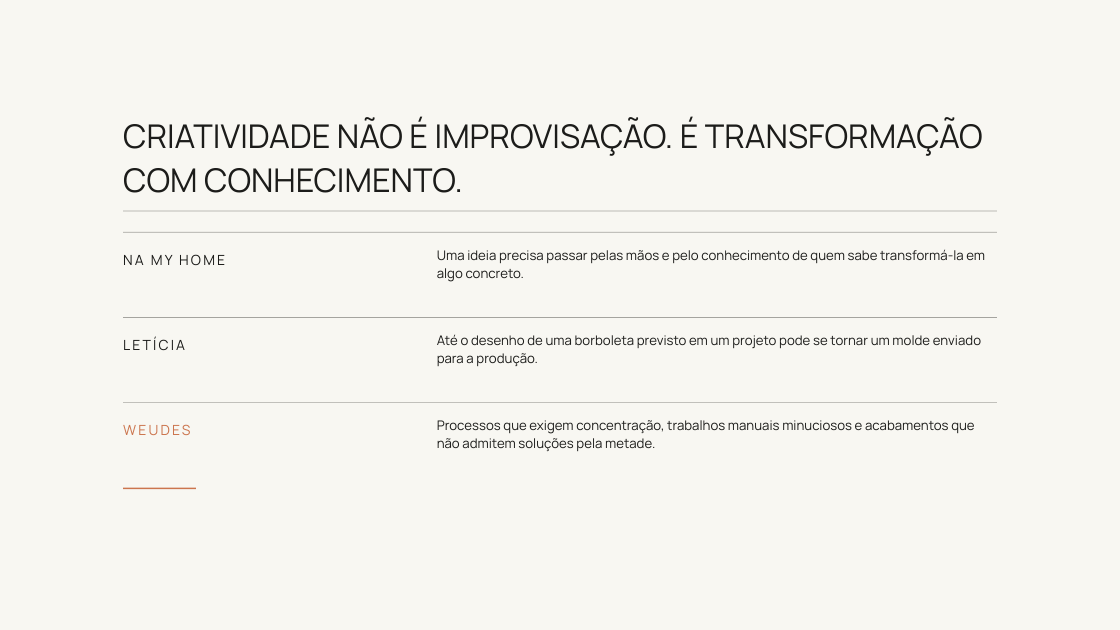
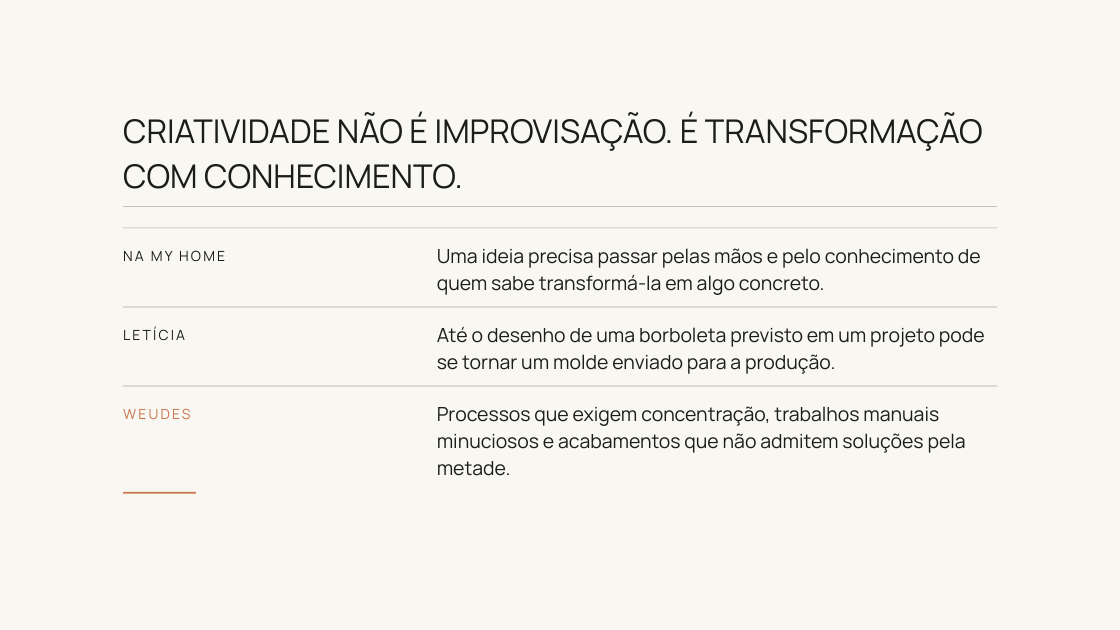
Before and after one commit to kellyalbertkabrand/Apresentacao_Revelacao_de_Essencia, a slide deck: slide 48 of clientes/flavia-muccelin/O-Que-Torna-Essas-Marcas-Unicas-Forma-e-My-Home.pptx. Drawn at 1120x630 pixels with LibreOffice and Linux fonts; fonts in the diff are those of the drawing; background and template pictures are left out. Boxes give left, top, right and bottom in pixels: in the first picture for what was removed or moved away, otherwise in the second. Text is boxed around its words. In the diff, an @@ line names an element or a change of style, - is before the commit and + after.

```diff
--- a/clientes/flavia-muccelin/O-Que-Torna-Essas-Marcas-Unicas-Forma-e-My-Home.pptx
+++ b/clientes/flavia-muccelin/O-Que-Torna-Essas-Marcas-Unicas-Forma-e-My-Home.pptx
@@ 2 texts, 2 rectangles: place and size @@
-2 texts, 2 rectangles at box(123, 117, 997, 265)
+2 texts, 2 rectangles at box(123, 113, 997, 261)
@@ text "LETÍCIA": place and size @@
-text "LETÍCIA" at box(123, 337, 185, 350)
+text "LETÍCIA" at box(123, 326, 185, 340)
@@ rectangle: place and size @@
-rectangle at box(123, 317, 997, 318)
+rectangle at box(123, 307, 997, 307)
@@ size 17 to 25 pt; line spacing 23.8pt to 35pt in 3 elements at box(437, 248, 981, 295), box(437, 406, 966, 476), box(437, 327, 985, 374) @@
@@ text "Até o desenho de uma ...": place and size @@
-text "Até o desenho de uma ..." at box(437, 334, 981, 366)
+text "Até o desenho de uma ..." at box(437, 327, 985, 374)
@@ rectangle: place and size @@
-rectangle at box(123, 402, 997, 403)
+rectangle at box(123, 386, 997, 386)
@@ text "WEUDES": place and size @@
-text "WEUDES" at box(123, 425, 190, 435)
+text "WEUDES" at box(123, 409, 190, 419)
@@ text "Processos que exigem concentração, trabalhos ...": place and size @@
-text "Processos que exigem concentração, trabalhos ..." at box(437, 420, 974, 451)
+text "Processos que exigem concentração, trabalhos ..." at box(437, 406, 966, 476)
@@ rectangle: place and size @@
-rectangle at box(123, 488, 196, 489)
+rectangle at box(123, 492, 196, 494)
```
Also in this commit, not shown: 1 other slide changed, 20 other files.
